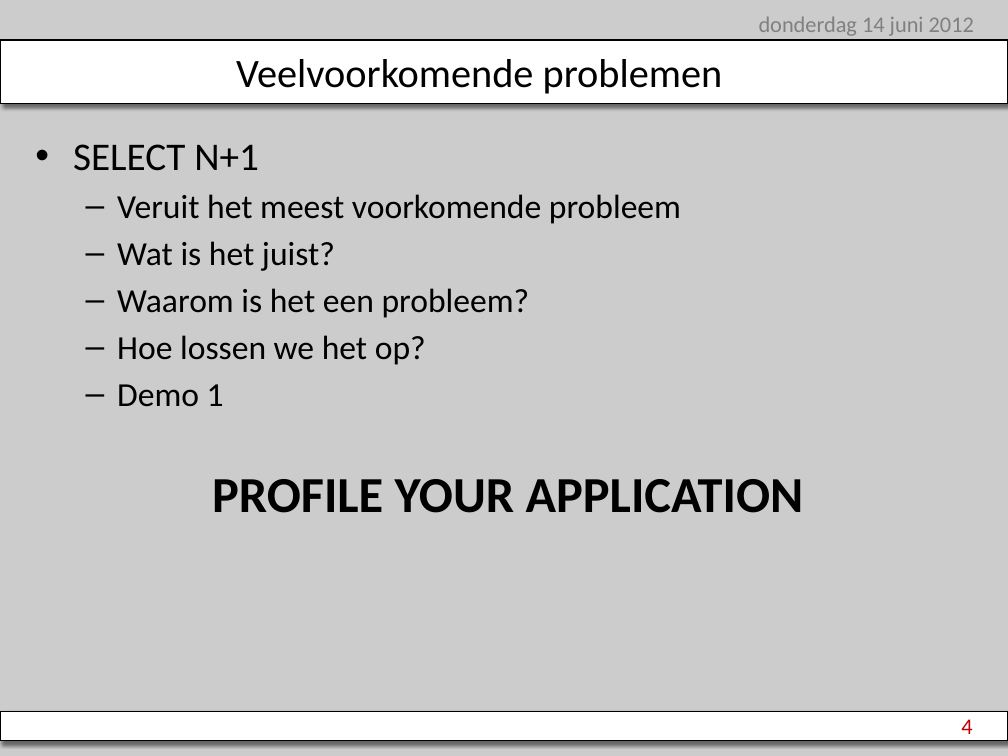
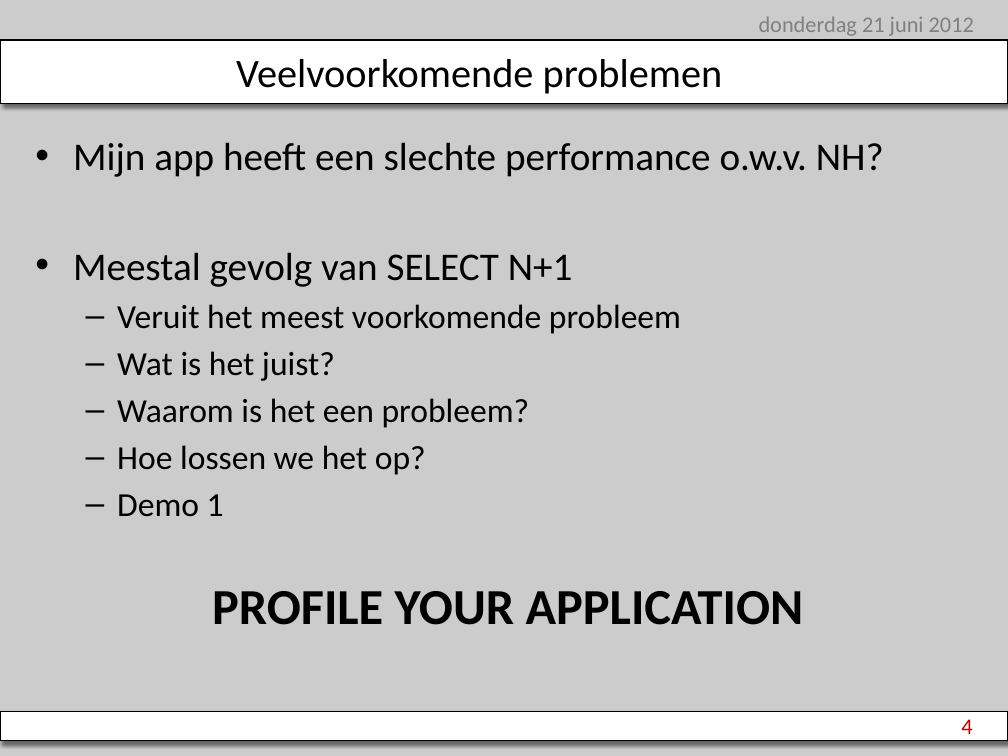
Before and after one commit to stevenlauwers22/NHibernate.QFrameBootcamp, a slide deck: slide 4 of NHibernateCourse.pptx. Drawn at 1008x756 pixels with LibreOffice and Linux fonts; fonts in the diff are those of the drawing; background and template pictures are left out. Boxes give left, top, right and bottom in pixels: in the first picture for what was removed or moved away, otherwise in the second. Text is boxed around its words. In the diff, an @@ line names an element or a change of style, - is before the commit and + after.

```diff
--- a/NHibernateCourse.pptx
+++ b/NHibernateCourse.pptx
@@ text at <box>759,16,974,36</box>: text changed @@
-donderdag 14 juni 2012
+donderdag 21 juni 2012
@@ text at <box>73,142,884,287</box>: text changed @@
-• SELECT N+1
+• Mijn app heeft een slechte performance o.w.v. NH?
+• Meestal gevolg van SELECT N+1
@@ text "PROFILE YOUR APPLICATION": place and size @@
-text "PROFILE YOUR APPLICATION" at <box>212,479,804,513</box>
+text "PROFILE YOUR APPLICATION" at <box>212,591,804,625</box>
```
Also in this commit, not shown: 11 other slides changed, 3 slides added, 9 other files.
